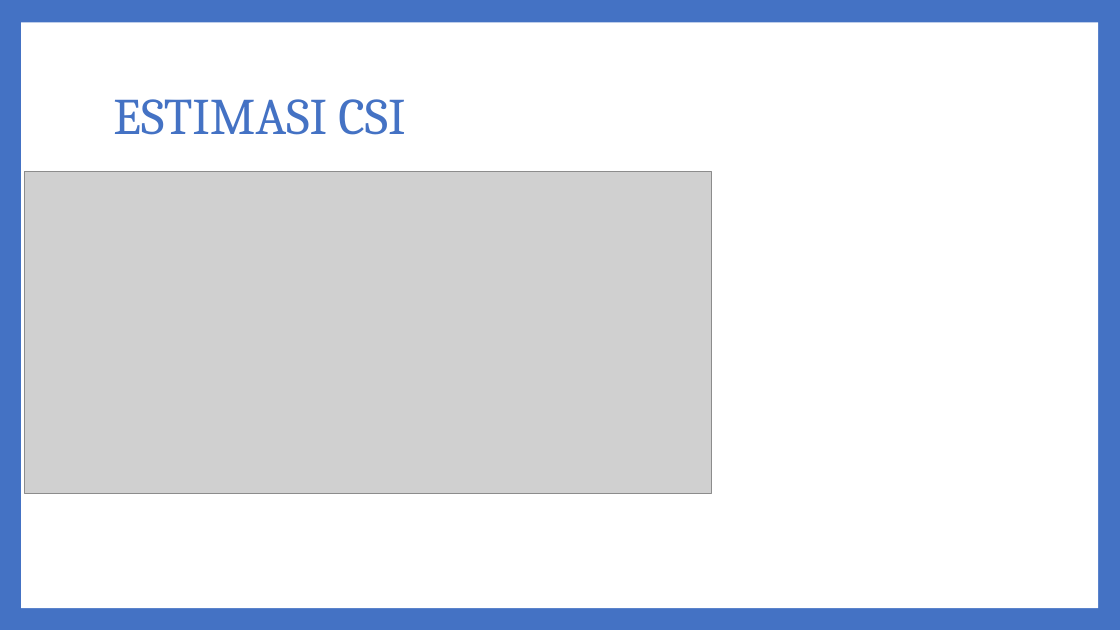
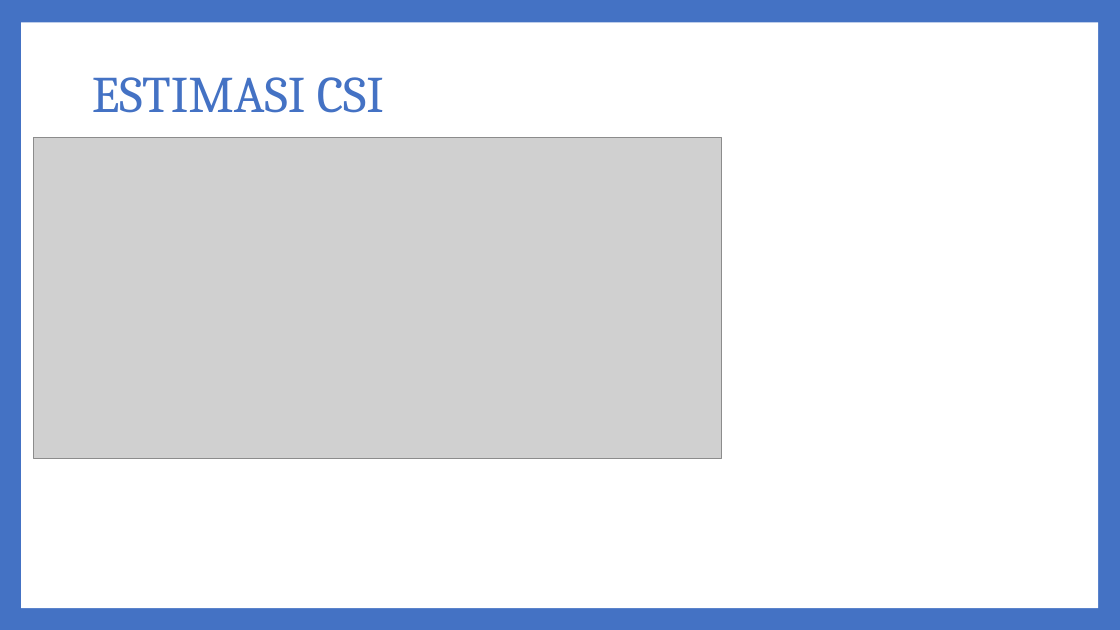
Before and after one commit to pudjamansyurin/al-massive-mimo, a slide deck: slide 7 of DOC/PROGRES/enam.pptx. Drawn at 1120x630 pixels with LibreOffice and Linux fonts; fonts in the diff are those of the drawing; grey boxes stand for pictures. Boxes give left, top, right and bottom in pixels: in the first picture for what was removed or moved away, otherwise in the second. Text is boxed around its words. In the diff, an @@ line names an element or a change of style, - is before the commit and + after.

```diff
--- a/DOC/PROGRES/enam.pptx
+++ b/DOC/PROGRES/enam.pptx
@@ title "ESTIMASI CSI": place and size @@
-title "ESTIMASI CSI" at (113,99,405,135)
+title "ESTIMASI CSI" at (92,77,384,113)
@@ picture: place and size @@
-picture at (24,171,712,493)
+picture at (34,137,721,459)
```
Also in this commit, not shown: 4 other files.
